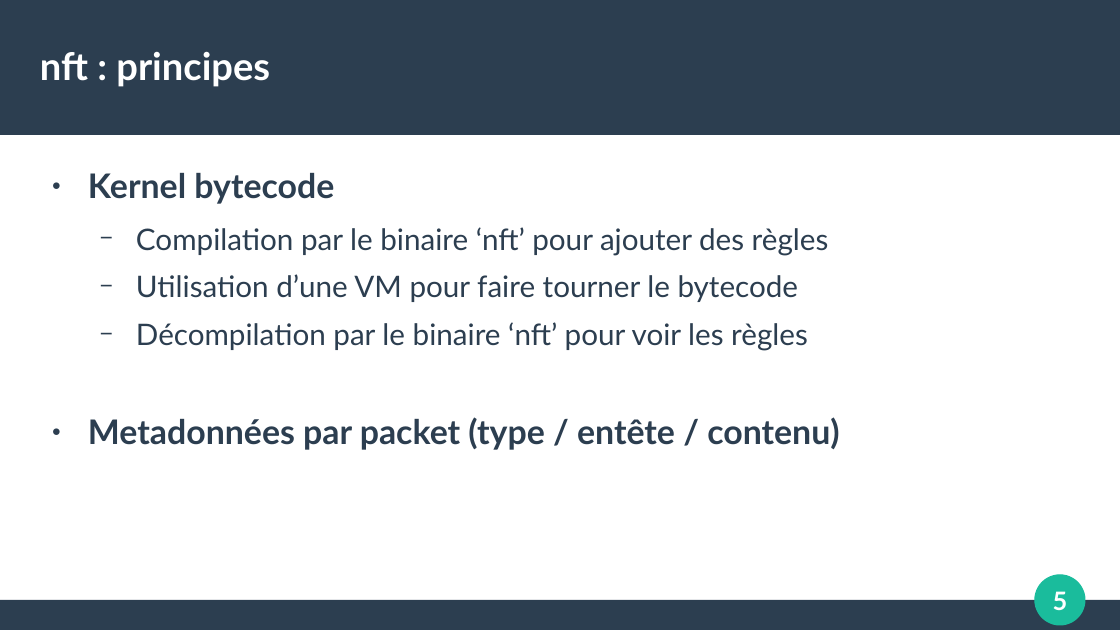
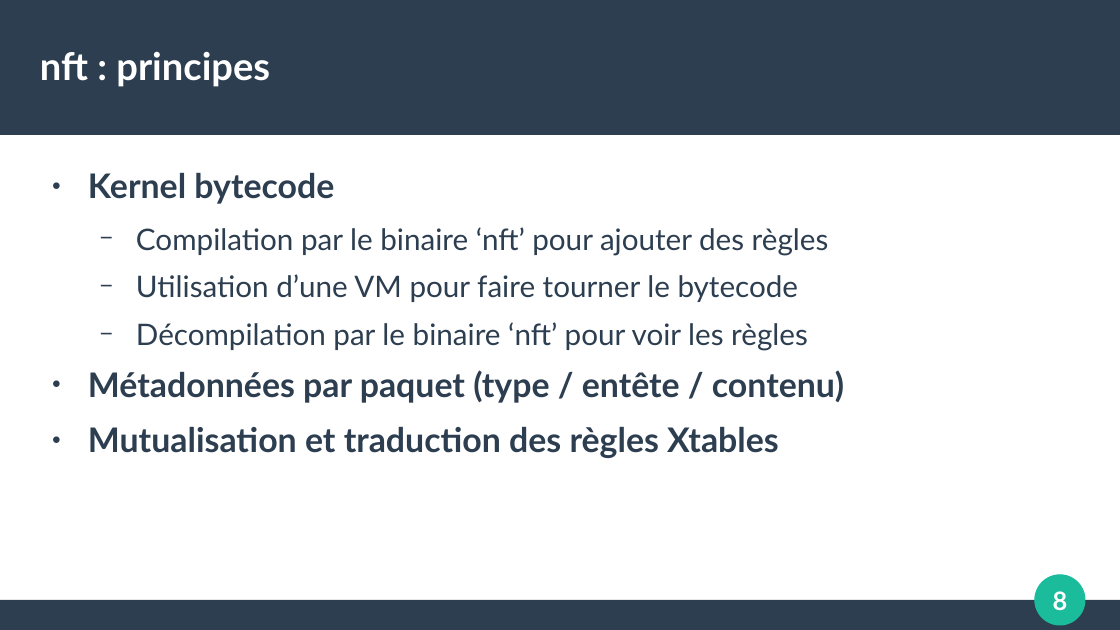
Before and after one commit to The-00/Cours-UL1, a slide deck: slide 8 of support-de-cours.odp (slide 5 before the commit). Drawn at 1120x630 pixels with LibreOffice and Linux fonts; fonts in the diff are those of the drawing. Boxes give left, top, right and bottom in pixels: in the first picture for what was removed or moved away, otherwise in the second. Text is boxed around its words. In the diff, an @@ line names an element or a change of style, - is before the commit and + after.

```diff
--- a/support-de-cours.odp
+++ b/support-de-cours.odp
@@ text at (x1=88, y1=370, x2=844, y2=458): text changed @@
-● Metadonnées par packet (type / entête / contenu)
+● Métadonnées par paquet (type / entête / contenu)
+● Mutualisation et traduction des règles Xtables
@@ page number at (x1=1053, y1=591, x2=1068, y2=610): text changed @@
-5
+8
```
Also in this commit, not shown: 9 other slides changed, 3 slides added.
